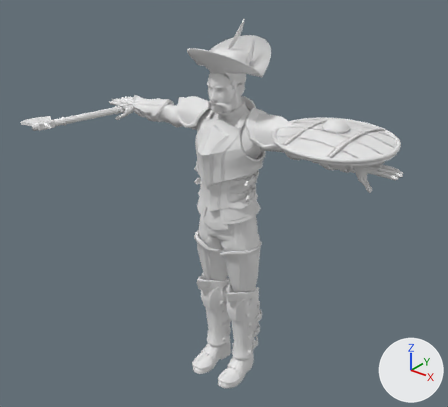
Two versions of the glTF model unity/Tools~/models/heroes_hd/SB_Hero_hendrick_HD.glb, one commit apart.
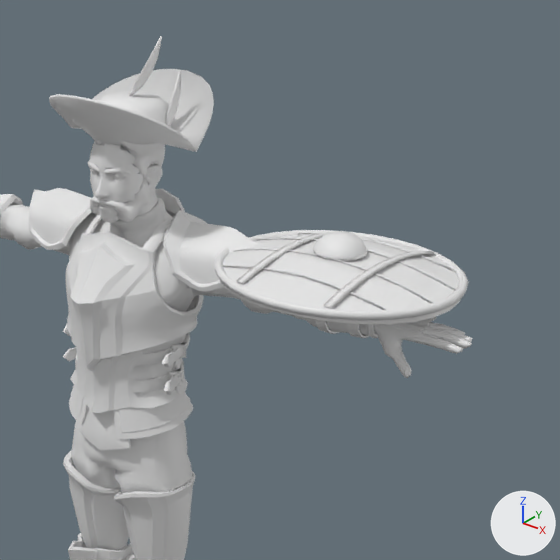
Old and new are each drawn whole from a 50 mm camera at (1.81, -2.28, 2.49) aimed at (-0.01, 0.0, 1.07) and again close up on the part from 36% to 100% of the width and 0% to 70% of the height. Every picture has the same lights, and +X, +Y and +Z are marked at lower right. The last two pictures show the newer version. Vertices at exactly the same position are counted once.

The first close-up shows 'SB_Hero_hendrick'.
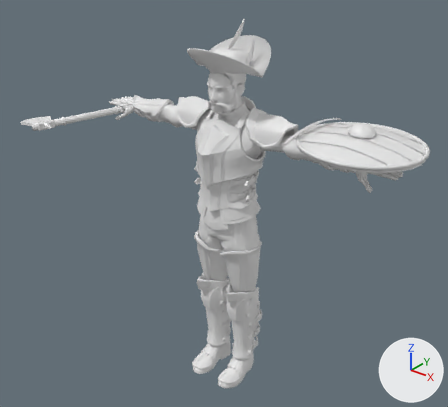
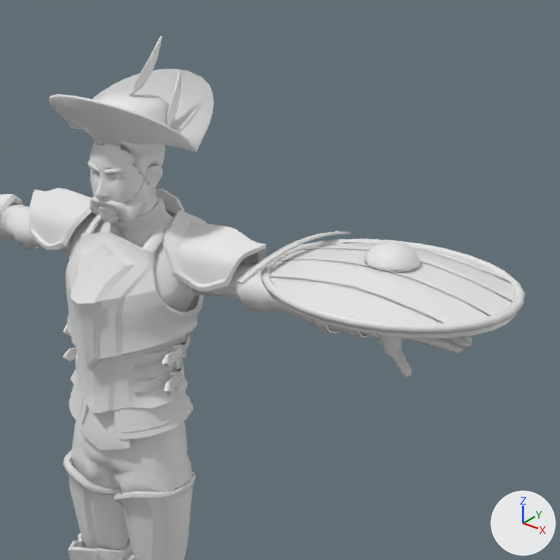
Changed parts and their boxes [x1, y1, x2, y2] in the close-ups (560 x 560 px; the box of a moved part takes in the faces that stretch with it):
'SB_Hero_hendrick', reshaped: before [0, 36, 473, 560]; after [0, 36, 525, 560]
part 1 of me_face, moved or reshaped: before [221, 234, 460, 324]; after [265, 243, 517, 338]
part 2 of me_face, moved or reshaped: before [214, 230, 469, 321]; after [261, 239, 525, 334]
part 3 of me_face, moved or reshaped: before [298, 233, 456, 272]; after [344, 242, 511, 283]
part 4 of me_face, moved or reshaped: before [256, 237, 456, 290]; after [302, 247, 513, 302]
part 5 of me_face, moved or reshaped: before [234, 248, 433, 303]; after [278, 258, 491, 316]
part 6 of me_face, moved or reshaped: before [222, 266, 386, 310]; after [271, 276, 443, 323]
part 7 of me_face, moved or reshaped: before [314, 232, 367, 261]; after [364, 241, 420, 272]

Diff of the bpy script that builds the scene:
```diff
--- a/unity/Tools~/models/heroes_hd/SB_Hero_hendrick_HD.glb.py
+++ b/unity/Tools~/models/heroes_hd/SB_Hero_hendrick_HD.glb.py
@@ me_face @@
 # used by ob_sb_hero_hendrick; location = (0.0, 0.0, 0.0)
-me_face.from_pydata(...)  # 16295 vertices, 23535 faces; spans x -1.08..0.9, y -0.48..0.34, z -0.01..2.01
+me_face.from_pydata(...)  # 16295 vertices, 23535 faces; spans x -1.08..0.98, y -0.48..0.34, z -0.01..2.01
+# me_face part 1: the loose piece of 152 vertices spanning x 0.28..0.84, y -0.19..0.33, z 1.52..1.58 is moved by (0.13, 0.0, 0.0)
+# me_face part 2: the loose piece of 140 vertices spanning x 0.27..0.85, y -0.2..0.34, z 1.53..1.55 is moved by (0.13, 0.0, 0.0)
+# me_face part 3: the loose piece of 23 vertices spanning x 0.36..0.78, y 0.22..0.23, z 1.54..1.57 is moved by (0.13, 0.0, 0.0)
+# me_face part 4: the loose piece of 23 vertices spanning x 0.3..0.83, y 0.11..0.13, z 1.54..1.59 is moved by (0.13, 0.0, 0.0)
+# me_face part 5: the loose piece of 23 vertices spanning x 0.3..0.82, y 0.01..0.03, z 1.54..1.59 is moved by (0.13, 0.0, 0.0)
+# me_face part 6: the loose piece of 23 vertices spanning x 0.35..0.77, y -0.1..-0.08, z 1.54..1.57 is moved by (0.13, 0.0, 0.0)
+# me_face part 7: the loose piece of 45 vertices spanning x 0.5..0.62, y 0.01..0.13, z 1.59..1.63 is moved by (0.13, 0.0, 0.0)
+# other edits to the shape of me_face do not show in these pictures
```
